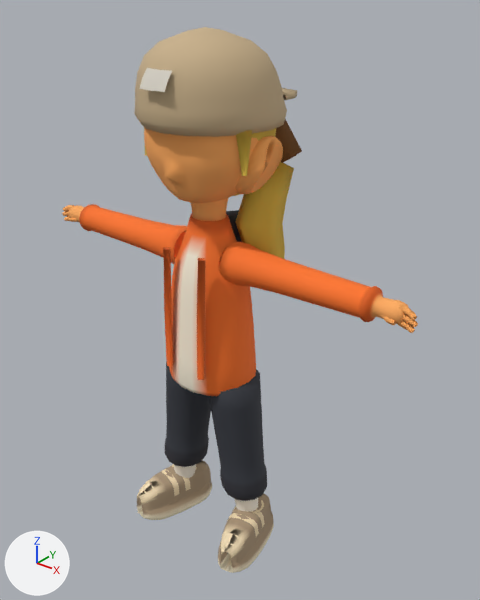
Renders of the glTF model public/v2/models/kid_lefty.glb from each side of a commit.
Rendered twice from a camera (50 mm lens) standing at (2.94, -3.33, 4.26) and looking at (0.11, 0.21, 2.06). The lights are fixed; the arrows at lower left show +X, +Y and +Z. The older version comes first. Objects named as collision shapes, trigger or cutter boxes, shadow casters or lower levels of detail are left out. Vertices at exactly the same position are counted once.

Names of what the first picture shows: 'kid_lefty_LOD0'.
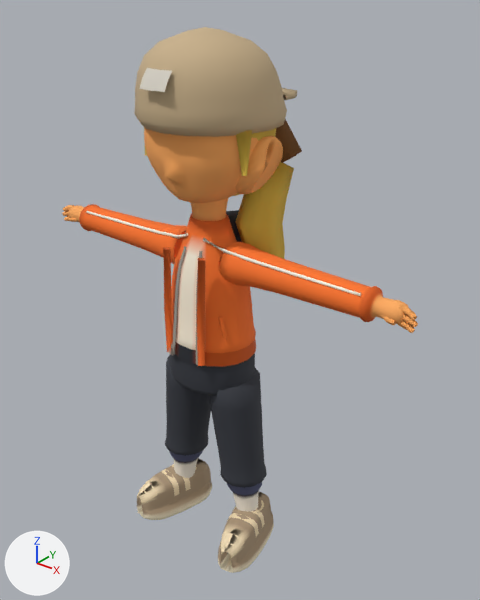
Location of each change, (x1, y1, x2, y2) in pixels of the pictures (480 x 600 px):
part 1 of me_kid_lefty_lod0_mesh_001, added
    after: (203, 238, 361, 296)
part 2 of me_kid_lefty_lod0_mesh_001, added
    after: (86, 211, 188, 239)
part 3 of me_kid_lefty_lod0_mesh_001, added
    after: (196, 250, 202, 365)
part 4 of me_kid_lefty_lod0_mesh_001, added
    after: (172, 246, 186, 355)
part 5 of me_kid_lefty_lod0_mesh_001, cut back
    before: (164, 310, 267, 501)
    after: (164, 310, 262, 499)

The change, as a list of edits to the scene's bpy script:
```text
Change me_kid_lefty_lod0_mesh_001:
    used by ob_kid_lefty_lod0; location = (0.0, 0.0, 0.0)
    remove me_kid_lefty_lod0_mesh_001.from_pydata(...)  # 3354 vertices, 6302 faces; spans x -1.62..1.62, y -0.5..0.66, z 0.01..3.98
    add me_kid_lefty_lod0_mesh_001.from_pydata(...)  # 3586 vertices, 6686 faces; spans x -1.62..1.62, y -0.5..0.66, z 0.01..3.98
    me_kid_lefty_lod0_mesh_001 part 1: a new loose piece of 30 vertices spanning x 0.07..1.26, y -0.16..-0.06, z 2.54..2.66, in mat_m_uniform
    me_kid_lefty_lod0_mesh_001 part 2: a new loose piece of 30 vertices spanning x -1.26..-0.07, y -0.16..-0.06, z 2.54..2.66, in mat_m_uniform
    me_kid_lefty_lod0_mesh_001 part 3: a new loose piece of 21 vertices spanning x 0.06..0.14, y -0.31..-0.17, z 1.74..2.57, in mat_m_uniform
    me_kid_lefty_lod0_mesh_001 part 4: a new loose piece of 21 vertices spanning x -0.14..-0.06, y -0.31..-0.17, z 1.74..2.57, in mat_m_uniform
    me_kid_lefty_lod0_mesh_001 part 5
    18 vertices are removed from x -0.35..0.35, y -0.29..0.29, z 1.47
    110 faces are deleted
    16 vertices in x -0.33..0.33, y -0.3..0.3, z 1.7 move by (0.0, 0.0, 0.15)
    6 vertices in x -0.19..0.19, y -0.31..-0.27, z 1.64 move by (0.0, 0.01, 0.11)
    4 vertices in x -0.16..0.16, y -0.34..-0.3, z 1.64 move by (0.0, 0.01, 0.12)
    76 vertices move from x -0.51..0.51, y -0.3..0.3, z 0.52..1.7 to x -0.46..0.46, y -0.29..0.29, z 0.53..1.85
    88 vertices are added at x -0.47..0.47, y -0.33..0.29, z 0.56..2.12
    6 new vertices lie (0.01, 0.01, -0.09) away from vertices in x 0.15..0.36, y -0.18..0.27, z 0.56..1.5
    6 new vertices lie (0.0, 0.01, -0.09) away from vertices in x -0.49..0.49, y -0.15..0.3, z 0.56..1.5
    6 new vertices lie (-0.01, 0.01, -0.09) away from vertices in x -0.36..-0.15, y -0.18..0.27, z 0.56..1.5
    6 new vertices lie (-0.01, -0.01, -0.09) away from vertices in x -0.36..-0.15, y -0.27..0.18, z 0.56..1.5
    6 new vertices lie (0.0, -0.01, -0.09) away from vertices in x -0.49..0.49, y -0.3..0.15, z 0.56..1.5
    6 new vertices lie (0.01, -0.01, -0.09) away from vertices in x 0.15..0.36, y -0.27..0.18, z 0.56..1.5
    5 new vertices lie (0.0, 0.0, -0.06) away from vertices in x 0.17..0.35, y -0.26..0.26, z 1.72
    5 new vertices lie (0.0, 0.0, -0.06) away from vertices in x -0.35..-0.17, y -0.26..0.26, z 1.72
    6 new vertices lie (0.0, 0.0, -0.16) away from vertices in x -0.35..0.35, y -0.1..0.1, z 1.66
    8 new vertices lie (0.12, 0.0, 0.0) away from vertices in x -0.06, y -0.29..0.29, z 1.47..1.72
    334 new faces join them, mat_m_uniform
```
